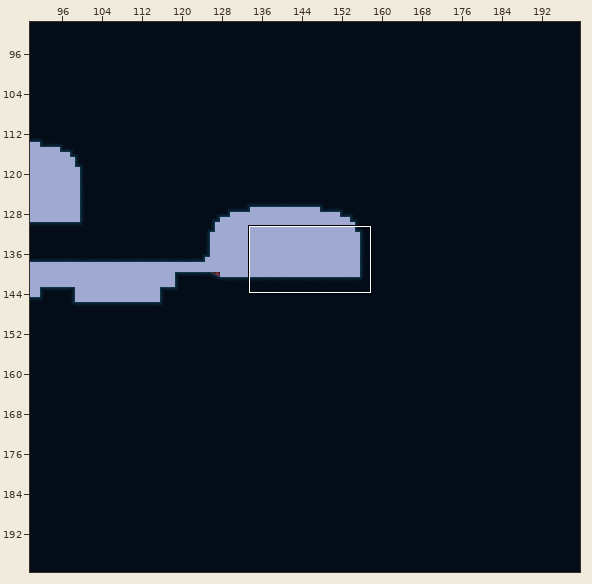
Tiled map -- Assets/WorldTiles/Forest/test_forest_terrain.tmx. Above, an overview of the earlier version with the close-up marked.
Close-up. Old version:
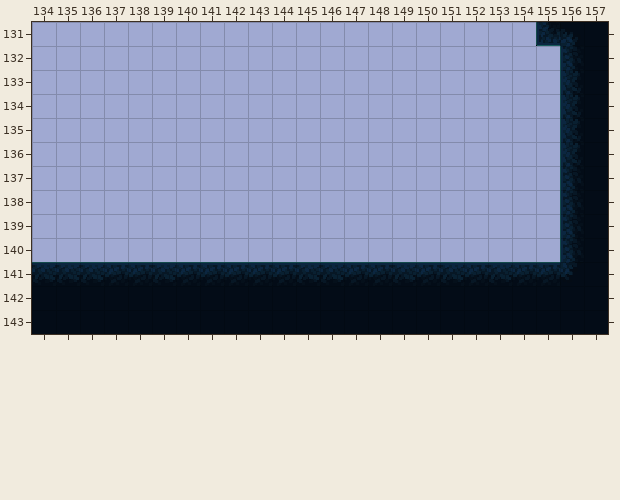
Cells are 16x16 px. Shown: x 134..157, y 131..143. The commit also changed other parts of the map, which this record leaves out.
Now the later version:
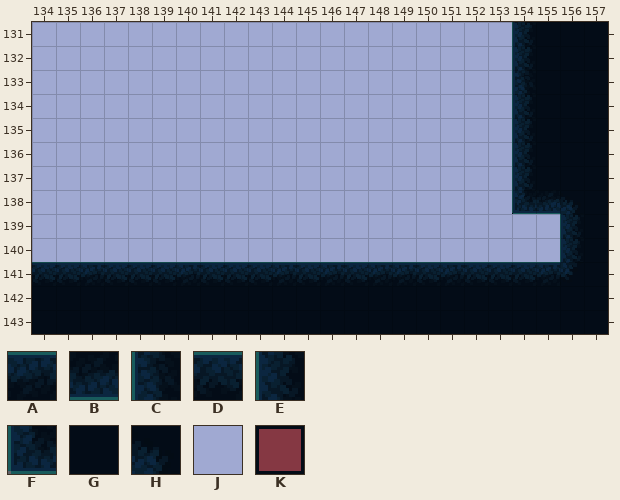
Key: from "placeholder": A 0, B 0 turned 180, C 0 turned 270, D 2, E 2 turned 270, F 4 turned 270, G 6, H 12 turned 180, J 21, K 22.
_ is an empty cell.
Edits made:
Layer "prototype":
Tile J gives way to one hidden under a higher layer in row 131 at x 154; in rows 132 to 137 at x 154 to 155; in row 138 at x 155.
The author changed tile J to tile K in row 138 at x 154.
Layer "terrain":
The author changed tile D to tile A in row 141 at x 136, 146, 149 and 151.
Tile B now appears in row 138 at x 155.
Tile C now appears in row 133 at x 154.
The author changed tile A to tile D in row 141 at x 137 to 138, 141 to 143, 147, 150, 152 and 154.
The author changed tile C to tile E in rows 139 to 140 at x 156.
Tile E now appears in rows 131 to 132 at x 154; in rows 134 to 137 at x 154.
Tile F now appears in row 138 at x 154.
The author changed tile C to tile G in row 132 at x 156; in row 137 at x 156.
The author changed tile E to tile G in rows 133 to 136 at x 156.
The author changed tile F to tile G in row 131 at x 155.
The author changed tile H to tile G in row 131 at x 156.
Tile G now appears in rows 132 to 137 at x 155.
The author changed tile C to tile H in row 138 at x 156.
Boxes around the changes in both close-ups, in picture pixels (x1, y1, x2, y2):
changed: (512, 22, 581, 262)
changed: (80, 265, 152, 283)
changed: (200, 265, 272, 283)
changed: (320, 265, 368, 283)
changed: (392, 265, 488, 283)
changed: (512, 265, 536, 283)
